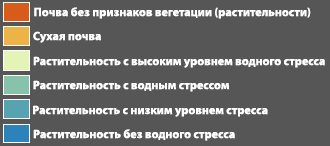
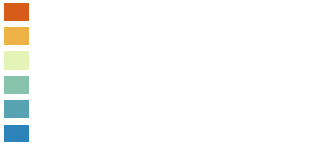
Two versions of the same layered image (330 x 146). Layer-by-layer changes:
hid "Layer 2" over (0, 0, 330, 146)
